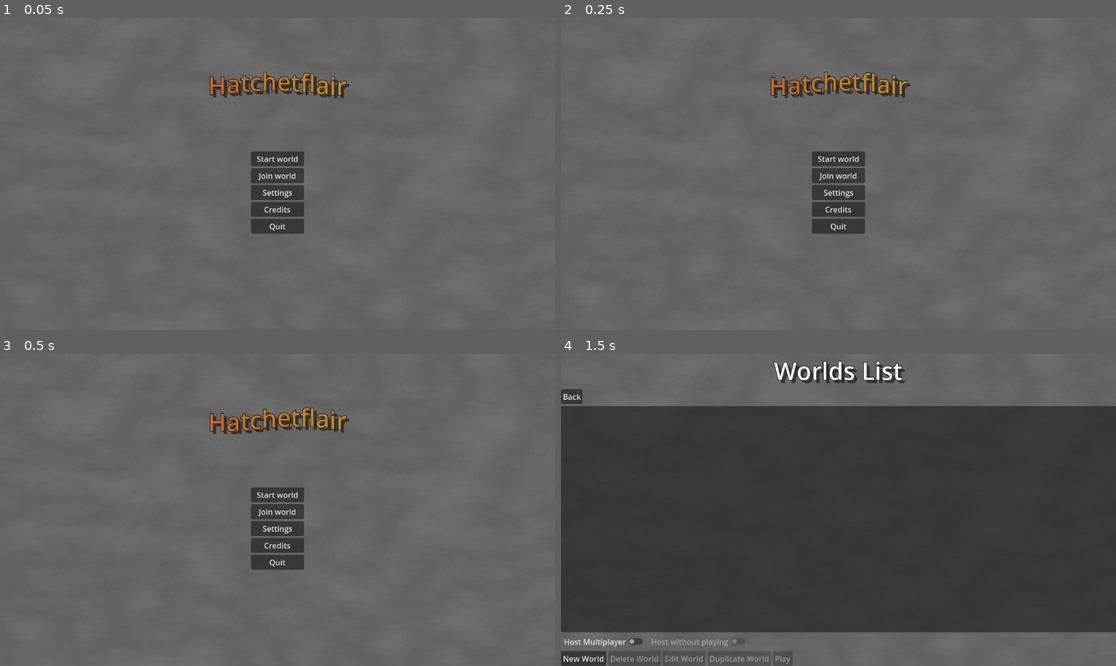
Above: before the commit, frames 1-4 (two rows, left to right).
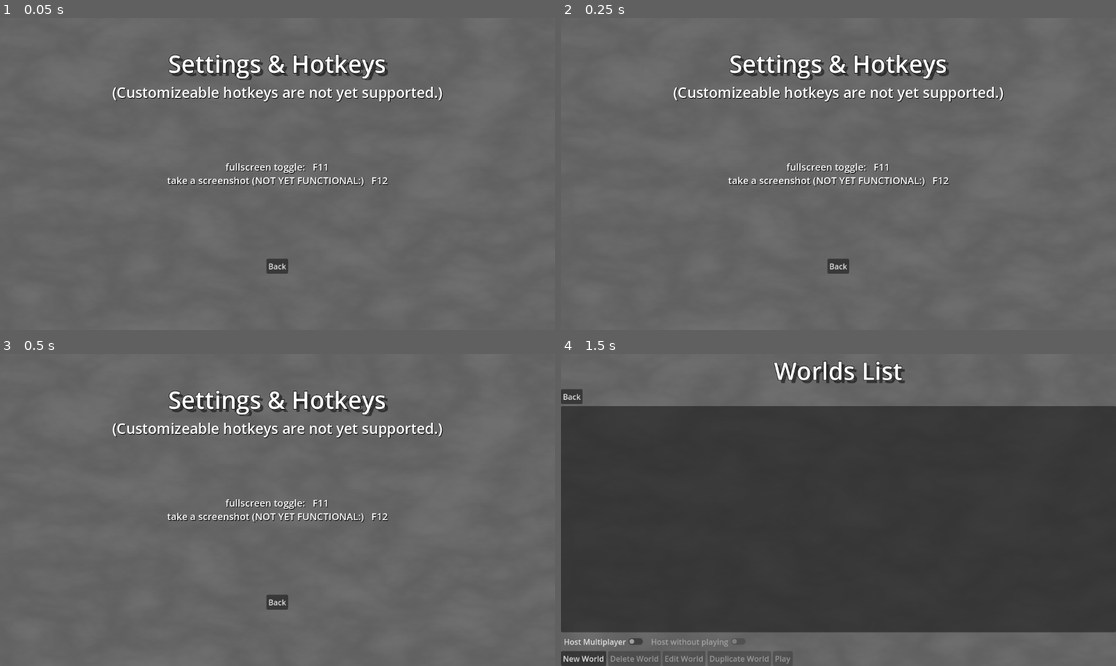
Above: after the commit, the same moments.

Repository: pixerhp/Hatchetflair
Game: Godot game, scene res://scenes/main_scenes/main_menu.tscn
The game is run twice, just before and just after one commit, with the same random seed, the same clock (stepped at 60 frames per second) and the same inputs.
Inputs (mouse positions are in pixels of both pictures, inside the frame that each line leads up to):
- Up to frame 1 (0.05 s): no input
- Up to frame 2 (0.25 s): no input
- Up to frame 3 (0.5 s): no input
- Up to frame 4 (1.5 s): click (838, 603) at 0.5 s, where only the run after the commit has a clickable "Back"; click "Start world" at 1.25 s

The runs differ from the first frame. In frame 1, 6.6% of the frame differs, in the area x 20-80%, y 11-82%; in frame 2, 6.6%; in frame 3, 6.6%; in frame 4, nothing differs.

Commit message:
Revised the settings menu

Diff:
--- a/scenes/main_scenes/main_menu.tscn
+++ b/scenes/main_scenes/main_menu.tscn
@@ -43,6 +43,7 @@
 grow_vertical = 2
 
 [node name="TitleScreen" type="Control" parent="Menus"]
+visible = false
 layout_mode = 1
 anchors_preset = 15
 anchor_right = 1.0
@@ -417,7 +418,7 @@
 theme_override_constants/outline_size = 4
 theme_override_font_sizes/normal_font_size = 50
 bbcode_enabled = true
-text = "[center]Saved Servers/Connections[/center]"
+text = "[center]Saved Servers[/center]"
 fit_content = true
 autowrap_mode = 0
 
@@ -650,24 +651,28 @@
 text = "Cancel"
 
 [node name="SettingsScreen" type="Control" parent="Menus"]
-visible = false
-layout_mode = 1
-anchors_preset = 15
-anchor_right = 1.0
-anchor_bottom = 1.0
-grow_horizontal = 2
-grow_vertical = 2
-
-[node name="TitleText" type="RichTextLabel" parent="Menus/SettingsScreen"]
-layout_mode = 1
-anchors_preset = 5
-anchor_left = 0.5
-anchor_right = 0.5
-offset_left = -157.0
-offset_top = 69.0
-offset_right = 157.0
-offset_bottom = 138.0
-grow_horizontal = 2
+layout_mode = 1
+anchors_preset = 15
+anchor_right = 1.0
+anchor_bottom = 1.0
+grow_horizontal = 2
+grow_vertical = 2
+
+[node name="SettingsScreenUI" type="VBoxContainer" parent="Menus/SettingsScreen"]
+layout_mode = 1
+anchors_preset = 15
+anchor_right = 1.0
+anchor_bottom = 1.0
+grow_horizontal = 2
+grow_vertical = 2
+
+[node name="Spacer1" type="Control" parent="Menus/SettingsScreen/SettingsScreenUI"]
+layout_mode = 2
+size_flags_vertical = 3
+size_flags_stretch_ratio = 0.5
+
+[node name="SettingsTitle" type="RichTextLabel" parent="Menus/SettingsScreen/SettingsScreenUI"]
+layout_mode = 2
 theme_override_colors/font_shadow_color = Color(0, 0, 0, 0.501961)
 theme_override_colors/font_outline_color = Color(0, 0, 0, 1)
 theme_override_constants/shadow_offset_x = 6
@@ -675,28 +680,56 @@
 theme_override_constants/outline_size = 4
 theme_override_font_sizes/normal_font_size = 50
 bbcode_enabled = true
-text = "[center]Adjustable settings and hotkeys
-are not supported yet.[/center]"
+text = "[center]Settings & Hotkeys[/center]"
 fit_content = true
 autowrap_mode = 0
 
-[node name="SettingsButtons" type="VBoxContainer" parent="Menus/SettingsScreen"]
-layout_mode = 1
-anchors_preset = 8
-anchor_left = 0.5
-anchor_top = 0.5
-anchor_right = 0.5
-anchor_bottom = 0.5
-offset_left = -22.5
-offset_top = -15.5
-offset_right = 22.5
-offset_bottom = 15.5
-grow_horizontal = 2
-grow_vertical = 2
-
-[node name="Back" type="Button" parent="Menus/SettingsScreen/SettingsButtons"]
+[node name="SettingsSubtitle" type="RichTextLabel" parent="Menus/SettingsScreen/SettingsScreenUI"]
+layout_mode = 2
+theme_override_colors/font_shadow_color = Color(0, 0, 0, 1)
+theme_override_font_sizes/normal_font_size = 30
+theme_override_font_sizes/bold_font_size = 30
+theme_override_font_sizes/italics_font_size = 30
+theme_override_font_sizes/bold_italics_font_size = 30
+theme_override_font_sizes/mono_font_size = 30
+bbcode_enabled = true
+text = "[center](Customizeable hotkeys are not yet supported.)[/center]
+"
+fit_content = true
+autowrap_mode = 0
+
+[node name="Spacer2" type="Control" parent="Menus/SettingsScreen/SettingsScreenUI"]
+layout_mode = 2
+size_flags_vertical = 3
+
+[node name="ListText" type="RichTextLabel" parent="Menus/SettingsScreen/SettingsScreenUI"]
+layout_mode = 2
+theme_override_colors/font_shadow_color = Color(0, 0, 0, 1)
+theme_override_font_sizes/normal_font_size = 20
+bbcode_enabled = true
+text = "[center]fullscreen toggle:   F11
+take a screenshot (NOT YET FUNCTIONAL:)   F12
+[/center]
+"
+fit_content = true
+autowrap_mode = 0
+
+[node name="Spacer3" type="Control" parent="Menus/SettingsScreen/SettingsScreenUI"]
+layout_mode = 2
+size_flags_vertical = 3
+
+[node name="SettingsButtons" type="VBoxContainer" parent="Menus/SettingsScreen/SettingsScreenUI"]
+layout_mode = 2
+size_flags_horizontal = 4
+size_flags_vertical = 4
+
+[node name="Back" type="Button" parent="Menus/SettingsScreen/SettingsScreenUI/SettingsButtons"]
 layout_mode = 2
 text = "Back"
+
+[node name="Spacer4" type="Control" parent="Menus/SettingsScreen/SettingsScreenUI"]
+layout_mode = 2
+size_flags_vertical = 3
 
 [node name="CreditsScreen" type="Control" parent="Menus"]
 visible = false
@@ -849,6 +882,6 @@
 [connection signal="pressed" from="Menus/JoinScreen/JoinScreenUI/ServerButtons/RemoveServer" to="Menus/JoinScreen" method="open_remove_server_popup"]
 [connection signal="pressed" from="Menus/JoinScreen/JoinScreenUI/ServerButtons/EditServer" to="Menus/JoinScreen" method="open_edit_server_popup"]
 [connection signal="pressed" from="Menus/JoinScreen/JoinScreenUI/ServerButtons/JoinServer" to="Menus/JoinScreen" method="join_server_by_index"]
-[connection signal="pressed" from="Menus/SettingsScreen/SettingsButtons/Back" to="." method="switch_to_menu" binds= ["TitleScreen"]]
+[connection signal="pressed" from="Menus/SettingsScreen/SettingsScreenUI/SettingsButtons/Back" to="." method="switch_to_menu" binds= ["TitleScreen"]]
 [connection signal="pressed" from="Menus/CreditsScreen/Back" to="." method="switch_to_menu" binds= ["TitleScreen"]]
 [connection signal="pressed" from="Menus/NetworkInfoOverlay/BackButton" to="." method="_on_network_info_overlay_back_button_pressed" binds= ["Pressed back button", false, false]]
